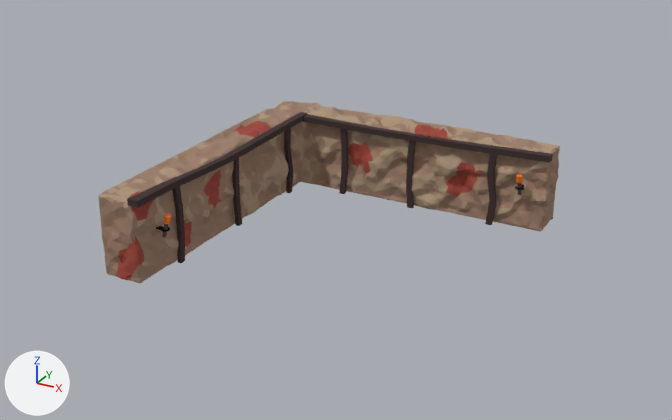
Before and after pictures for a commit that changed the FBX model Modelos3D/Pared 1.fbx.
Before and after are seen from a 50 mm lens placed at (13.21, -21.53, 9.89), pointed at (3.94, -4.67, 1.47). Every picture has the same lights, and +X, +Y and +Z are marked at lower left. Where no turn or scale is listed for an object, it has been applied to the vertices.

In view in the first picture: 'Madera', 'Pared 1'.
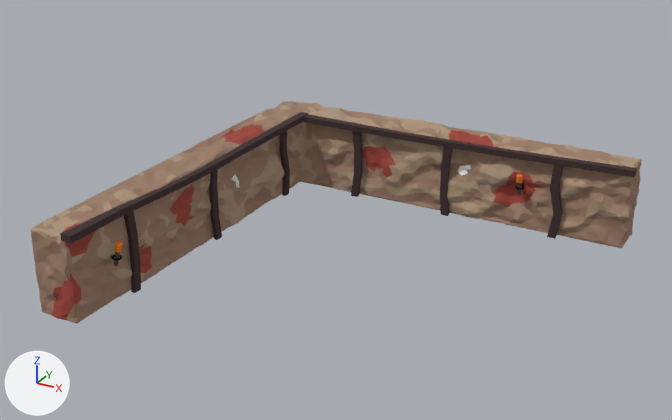
Patch to the scene script:
```diff
--- a/Modelos3D/Pared 1.fbx.py
+++ b/Modelos3D/Pared 1.fbx.py
@@ me_cube_009 @@
 # used by ob_madera; location = (6.28, -0.64, 0.0)
-me_cube_009.from_pydata(...)  # 140 vertices, 124 faces; spans x -5.9..1.3, y -6.88..0.2, z 0.0..2.09
+me_cube_009.from_pydata(...)  # 140 vertices, 124 faces; spans x -5.9..3.3, y -8.88..0.2, z 0.0..2.09
+# me_cube_009 part 2: the loose piece of 16 vertices spanning x -0.23..0.04, y -0.05..0.05, z 0.0..1.98 is scaled about its middle by (1.3, 1, 1), then moved by (1.65, 0.0, 0.0)
+# me_cube_009 part 3: the loose piece of 16 vertices spanning x -2.43..-2.23, y -0.05..0.05, z 0.0..1.98 is scaled about its middle by (1.29, 1, 1), then moved by (0.99, 0.0, 0.0)
+# me_cube_009 part 4: the loose piece of 16 vertices spanning x -4.43..-4.21, y -0.05..0.05, z 0.0..1.98 is scaled about its middle by (1.3, 1, 1), then moved by (0.4, 0.0, 0.0)
+# me_cube_009 part 5: 88 of 140 vertices moved; they spanned x -5.9..1.3, y -6.88..0.2, z 0.0..2.09 and now span x -5.9..3.3, y -8.88..0.2, z 0.0..2.09; mean shift (0.18, -0.85, 0.0); largest move (-5.9, -6.88, 2.07) -> (-5.9, -8.88, 2.07)
 me_cube_009.materials.append(mat_difuso)
@@ me_cube_003 @@
 # used by ob_pared_1; location = (0.0, 0.0, 0.0)
-me_cube_003.from_pydata(...)  # 2340 vertices, 4532 faces; spans x -0.5..7.6, y -7.56..0.5, z 0.0..2.17
+me_cube_003.from_pydata(...)  # 2340 vertices, 4532 faces; spans x -0.5..9.6, y -9.56..0.5, z 0.0..2.17
+# me_cube_003 part 1: 2259 of 2340 vertices moved; they spanned x -0.5..7.6, y -7.56..0.5, z 0.0..2.17 and now span x -0.5..9.6, y -9.56..0.5, z 0.0..2.17; mean shift (0.61, -0.51, 0.0); largest move (-0.45, -7.45, 0.0) -> (-0.45, -9.45, 0.0)
 me_cube_003.materials.append(mat_difuso)
```

Boxes [x1, y1, x2, y2] around the edits, measured in the pictures (672 x 420 px; the box of a moved part takes in the faces that stretch with it):
'Pared 1', reshaped (32% wider, 22% taller): before [98, 101, 560, 283]; after [30, 101, 642, 324]
'Madera', reshaped (35% wider, 20% taller): before [127, 112, 553, 263]; after [60, 112, 637, 293]
part 1 of me_cube_003, moved or reshaped: before [98, 107, 560, 283]; after [30, 107, 642, 324]
part 2 of me_cube_009, moved or reshaped: before [485, 151, 497, 225]; after [547, 162, 563, 239]
part 3 of me_cube_009, moved or reshaped: before [406, 141, 416, 208]; after [440, 147, 453, 216]
part 4 of me_cube_009, moved or reshaped: before [339, 129, 348, 194]; after [351, 131, 362, 197]
part 5 of me_cube_009, moved or reshaped: before [127, 113, 553, 263]; after [60, 113, 637, 293]
